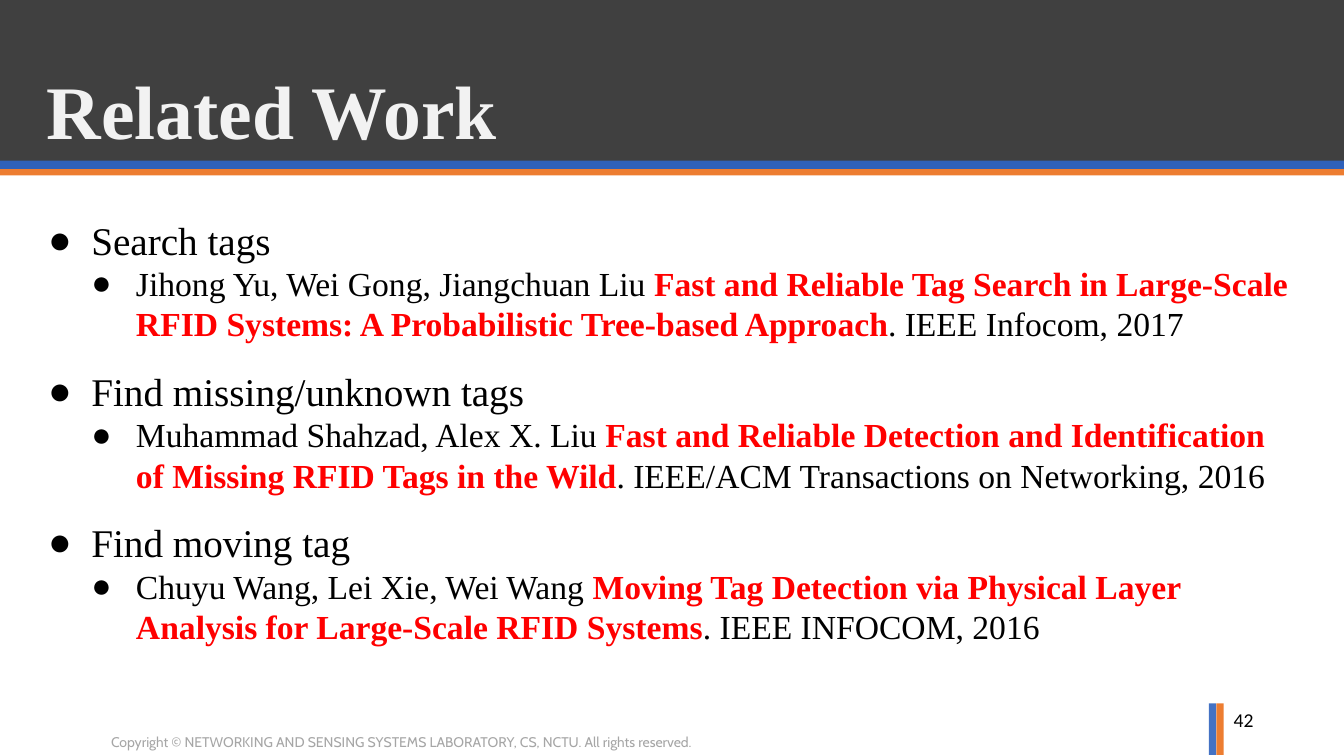
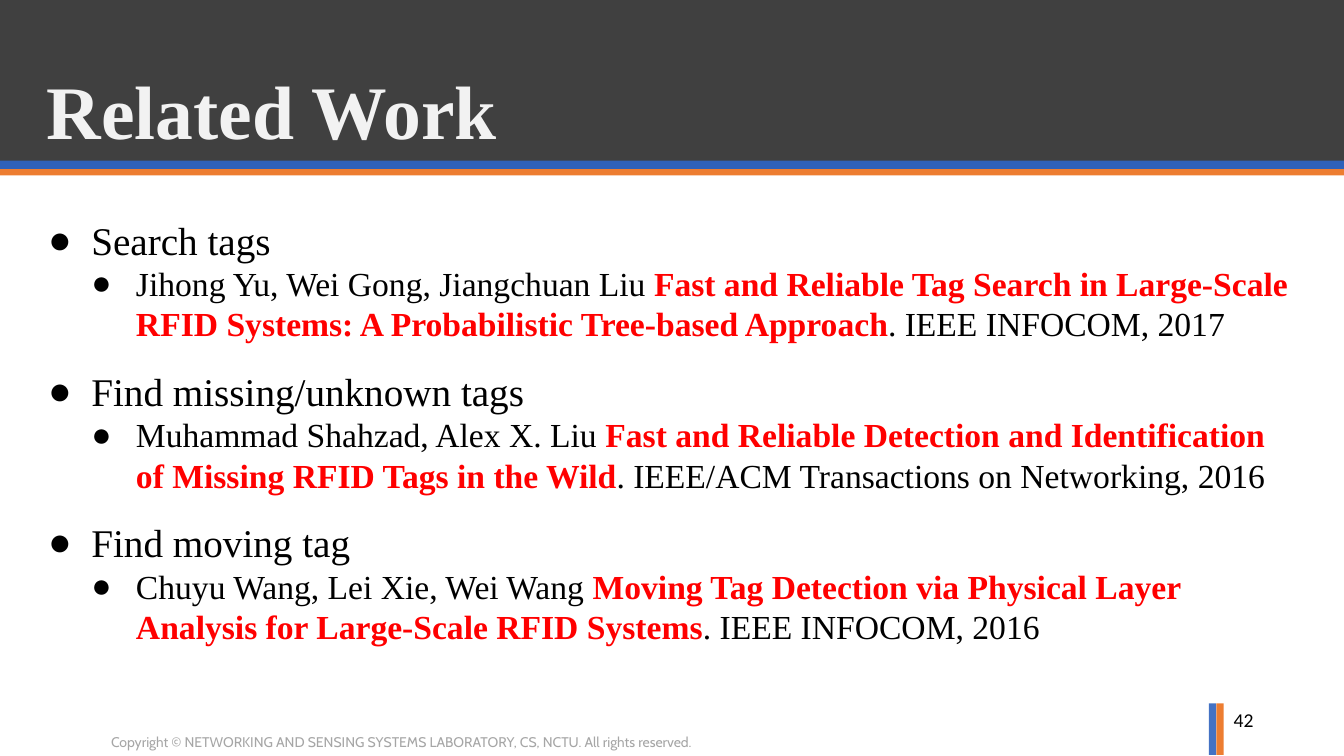
Before and after one commit to ghostkingwilly/Signal_Training_Freshman, a slide deck: slide 42 of Freshman_Train_RFID.pptx. Drawn at 1344x756 pixels with LibreOffice and Linux fonts; fonts in the diff are those of the drawing; background and template pictures are left out. Boxes give left, top, right and bottom in pixels: in the first picture for what was removed or moved away, otherwise in the second. Text is boxed around its words. In the diff, an @@ line names an element or a change of style, - is before the commit and + after.

Commit message:
Slide update

```diff
--- a/Freshman_Train_RFID.pptx
+++ b/Freshman_Train_RFID.pptx
@@ text at [136,272,1288,343]: text changed @@
-  ● Jihong Yu, Wei Gong, Jiangchuan Liu Fast and Reliable Tag Search in Large-Scale RFID Systems: A Probabilistic Tree-based Approach. IEEE Infocom, 2017
+  ● Jihong Yu, Wei Gong, Jiangchuan Liu Fast and Reliable Tag Search in Large-Scale RFID Systems: A Probabilistic Tree-based Approach. IEEE INFOCOM, 2017
```
Also in this commit, not shown: 2 other slides changed.
